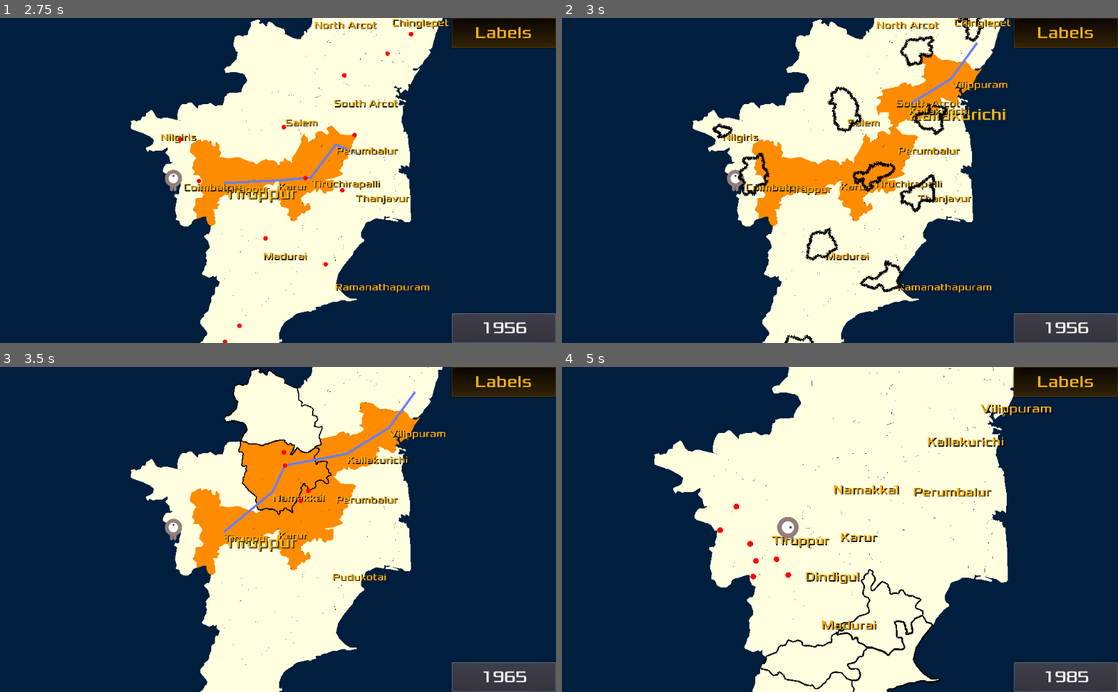
Above: before the commit, frames 1-4 (two rows, left to right).
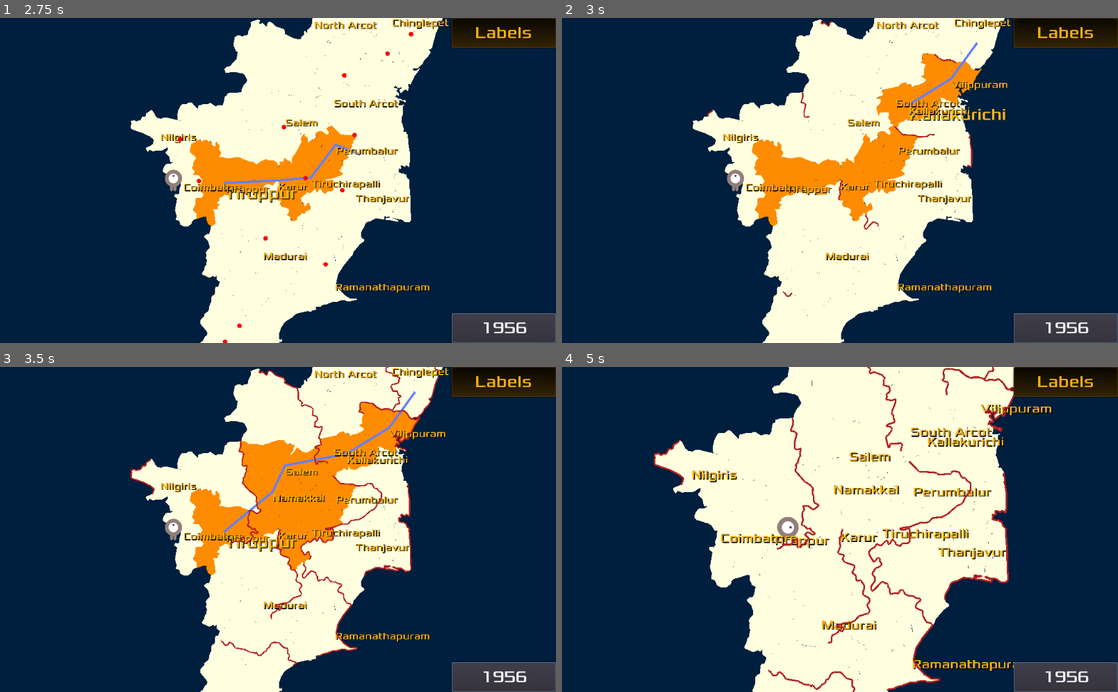
Above: after the commit, the same moments.

Repository: sharun-s/godot-tn
Game: Godot game, scene res://Node2D.tscn
The game is run twice, just before and just after one commit, with the same random seed, the same clock (stepped at 60 frames per second) and the same inputs.
Inputs (mouse positions are in pixels of both pictures, inside the frame that each line leads up to):
- Up to frame 1 (2.75 s): click "Labels" at 0.5 s; click "1956" at 1.25 s; tap Enter at 2 s; drag from (361, 154) to (172, 177) at 2.02 s
- Up to frame 2 (3 s): drag from (979, 44) to (734, 177) at 2.77 s
- Up to frame 3 (3.5 s): no input
- Up to frame 4 (5 s): click "1965" (after the commit: "1956") at 3.5 s; move the mouse to (745, 529) at 4.27 s; hold Right (ui_right) from 4.28 s (still down); hold Mouse wheel up (zoom_in) from 4.28 s (still down); click (745, 529) at 4.42 s

Frame 1 is identical in both runs. In frame 2, 2.2% of the frame differs, in the area x 26-76%, y 0-100%; in frame 3, 3.5%; in frame 4, 4.4%, in the area x 16-95%, y 0-100%.

Commit message:
new anim effect during district splitting - 'move along border' store and draw older district borders while stepping

Diff:
--- a/TN.gd
+++ b/TN.gd
@@ -427,17 +427,30 @@
 func deselect():
 	for district in d.keys():
 		get_node(district).get_child(0).color=deselect_color
-
+var cache={}
 func _draw():
 	if game_in_progress==2 and clear_borders==false:
+#		var drawuptil=0
+#		for i in current_year-1:
+#			drawuptil+=dhistory[i].size()
+#		print(cache.size(), drawuptil)
+		for idx in cache:
+			var poly=cache[idx]
+			var cnt=poly.size()
+			for i in range(1, cnt):
+				draw_line(poly[i-1], poly[i], Color.darkgray, 1)
+			draw_line(poly[cnt-1], poly[0], Color.darkgray, 1)
+		#draw newly merged
 		for dx in dhistory[current_year-1]:
 			if dhistory[current_year-1][dx][0].size() > 0:
 				var poly=PoolVector2Array(get_node(dx+'history').polygon)
+				cache[dx]=poly
 				var cnt=poly.size()
 				for i in range(1, cnt):
 					draw_line(poly[i-1], poly[i], border_color, border_width_highlight)
 				draw_line(poly[cnt-1], poly[0], border_color, border_width_highlight)
 	else:
+		cache.clear()
 		for dx in d.keys():
 			var poly=PoolVector2Array(get_node(dx).get_child(0).polygon)
 			var cnt=poly.size()
@@ -519,8 +532,8 @@
 func borders(show):
 	if show:
 		clear_borders=false
-		border_width=2
-		border_color=Color.black
+		border_width=1
+		border_color=Color.darkgray
 		update()
 	else:
 		clear_borders=true
@@ -734,7 +747,7 @@
 				get_tree().call_group('1956',"hide")
 				$HUD/Learn.text='1956'
 			game_over()
-			print('after queue free ***********', get_tree().get_node_count())
+			#print('after queue free ***********', get_tree().get_node_count())
 			return
 		#get_tree().set_group(years[current_year-1],"modulate",Color(0.0,0.0,0.0))
 		get_tree().call_group(years[current_year-1],"hide")
@@ -749,7 +762,9 @@
 				newlist.append({node=n, loc=get_node(name(n)).position}) #d[name(n)]})
 		district_animator.start(old, newlist)
 		yield(district_animator, "move_complete")
-		get_tree().call_group(years[current_year],"show")
+
 		borders(true)
 		$HUD/Learn.text=years[current_year]
+		$HUD/Message.text=years[current_year]+'\n Districts created: '+str(cache.size())
+		get_tree().call_group(years[current_year],"show")
 		current_year=current_year+1
--- a/cellEffects.gd
+++ b/cellEffects.gd
@@ -6,6 +6,9 @@
 var newcenters=[]
 signal move_complete
 var drawpoly=false
+var inc=0.0
+var drawcenters=false
+var speed=0.01
 
 func _process(_delta):
 	update()
@@ -14,15 +17,12 @@
 	newcenters.append(x)
 	update()
 
-var inc=0.0
-var drawcenters=false
-var speed=0.05
-
 func _draw():
 	if drawpoly:
 		inc=inc+speed
 		inc=clamp(inc,0.0, 1.0)
-		draw_poly_with_lines()
+		#draw_poly_with_lines()
+		draw_move_along_lines()
 		if inc== 1.0:
 			newpolys.clear()
 			emit_signal("move_complete")
@@ -72,3 +72,8 @@
 		for idx in range(1, i.p.size()):
 			draw_line(i.origin.linear_interpolate(i.p[idx-1], inc) ,
 			i.origin.linear_interpolate(i.p[idx], inc), Color.black , 13)
+
+func draw_move_along_lines():
+	for i in todraw:
+		for idx in range(1, i.p.size()*inc):
+			draw_line(i.p[idx-1] , i.p[idx], Color.firebrick , 6)
